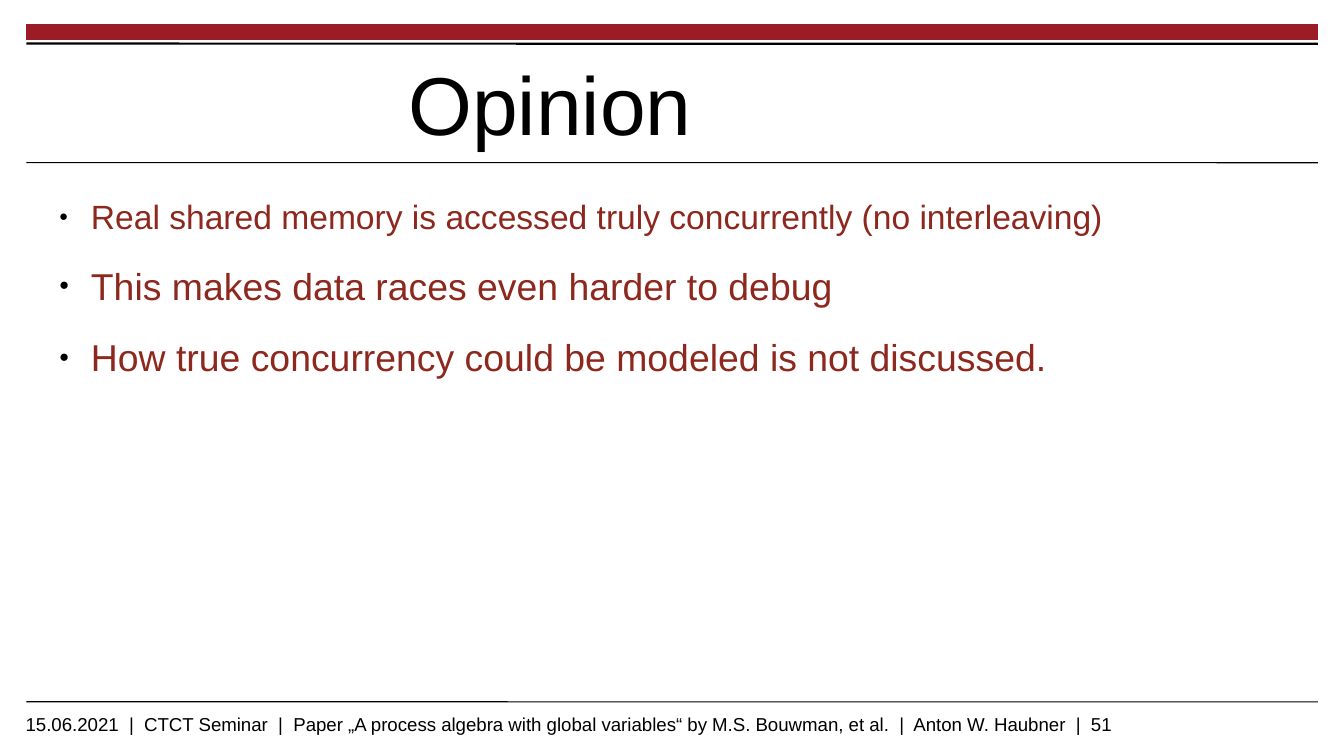
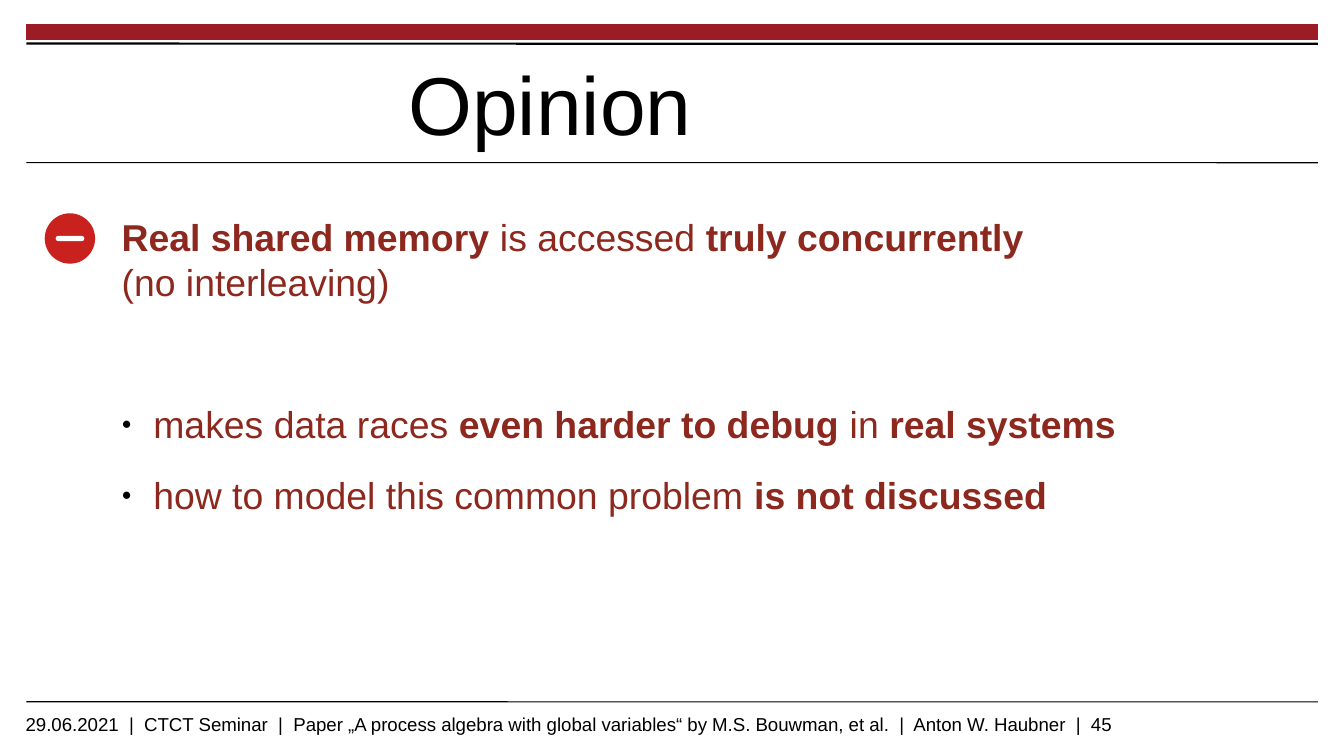
Before and after one commit to ahbnr/Seminar-Presentation-Current-Topics-In-Concurrency-Theory-2021, a slide deck: slide 45 of Presentations/Main Presentation/CTCT_MainPresentation_AntonWHaubner.odp (slide 51 before the commit). Drawn at 1344x756 pixels with LibreOffice and Linux fonts; fonts in the diff are those of the drawing; background and template pictures are left out. Boxes give left, top, right and bottom in pixels: in the first picture for what was removed or moved away, otherwise in the second. Text is boxed around its words. In the diff, an @@ line names an element or a change of style, - is before the commit and + after.

```diff
--- a/Presentations/Main Presentation/CTCT_MainPresentation_AntonWHaubner.odp
+++ b/Presentations/Main Presentation/CTCT_MainPresentation_AntonWHaubner.odp
@@ ellipse added at bbox=[44, 214, 94, 263], fill #C9211E @@
@@ freeform shape added at bbox=[55, 237, 83, 242], fill #FFFFFF @@
@@ text "Real shared memory is accessed ...": place and size @@
-text "Real shared memory is accessed ..." at bbox=[91, 204, 1103, 379]
+text "Real shared memory is accessed ..." at bbox=[122, 224, 1116, 517]
@@ text at bbox=[122, 224, 1023, 303]: size 18 to 20 pt in "Real shared memory is accessed truly concurrently ..."; bold on in "Real shared memory truly concurrently"; bullet ● to none @@
@@ text at bbox=[153, 411, 1116, 517]: text changed @@
-● This makes data races even harder to debug
-● How true concurrency could be modeled is not discussed.
+● makes data races even harder to debug in real systems
+● how to model this common problem is not discussed
@@ text at bbox=[26, 717, 1112, 735]: text changed @@
-15.06.2021 | CTCT Seminar | Paper „A process algebra with global variables“ by M.S. Bouwman, et al. | Anton W. Haubner | 51
+29.06.2021 | CTCT Seminar | Paper „A process algebra with global variables“ by M.S. Bouwman, et al. | Anton W. Haubner | 45
```
Also in this commit, not shown: 26 other slides changed, 6 slides added, 11 slides removed.
